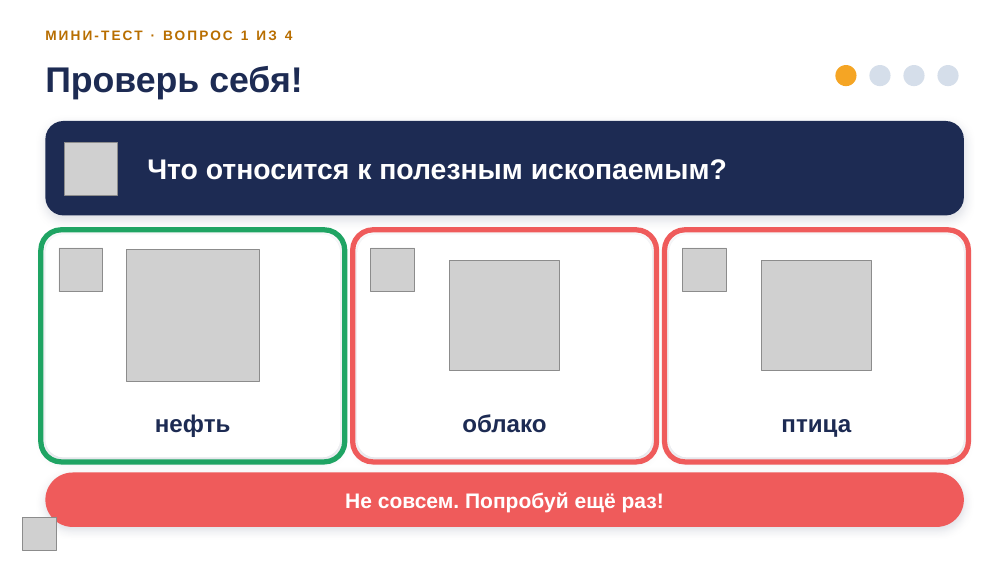
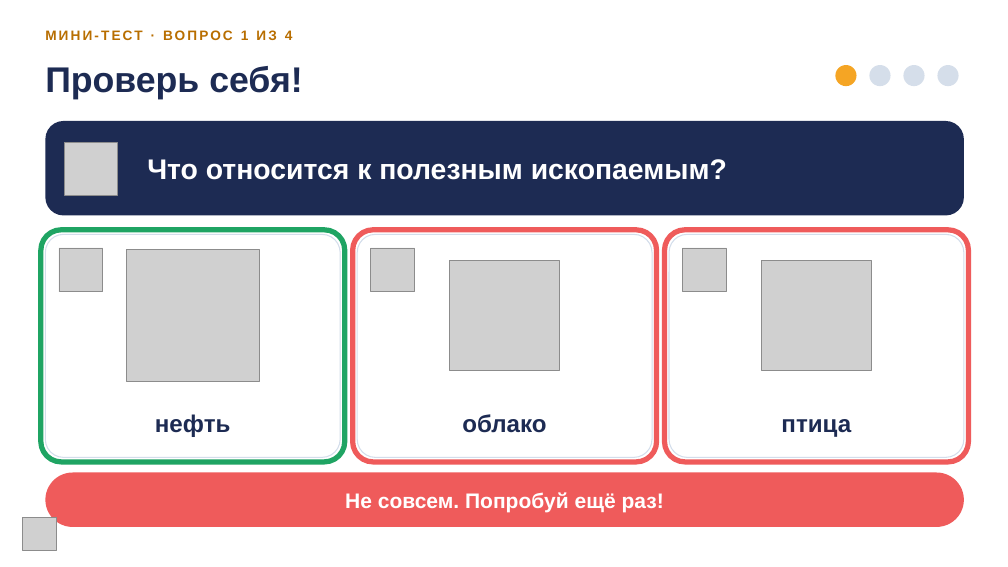
Before and after one commit to zxkaize-cell/kaize, a slide deck: slide 23 of presentations/Полезные_ископаемые/Использование_и_охрана_полезных_ископаемых.pptx. Drawn at 1008x567 pixels with LibreOffice and Linux fonts; fonts in the diff are those of the drawing; grey boxes stand for pictures; background and template pictures are left out. Boxes give left, top, right and bottom in pixels: in the first picture for what was removed or moved away, otherwise in the second. Text is boxed around its words. In the diff, an @@ line names an element or a change of style, - is before the commit and + after.

```diff
--- a/presentations/Полезные_ископаемые/Использование_и_охрана_полезных_ископаемых.pptx
+++ b/presentations/Полезные_ископаемые/Использование_и_охрана_полезных_ископаемых.pptx
@@ rounded rectangle "Что относится к полезным ископаемым?" at bbox=[45, 121, 964, 216]: shadow off @@
@@ outline none to #D3DDEB 1 pt; shadow off in 3 elements at bbox=[45, 234, 340, 457], bbox=[357, 234, 652, 457], bbox=[669, 234, 964, 457] @@
@@ rounded rectangle "Не совсем. Попробуй ещё раз!" at bbox=[45, 473, 964, 527]: shadow off @@
```
Also in this commit, not shown: 29 other slides changed, 4 other files.
